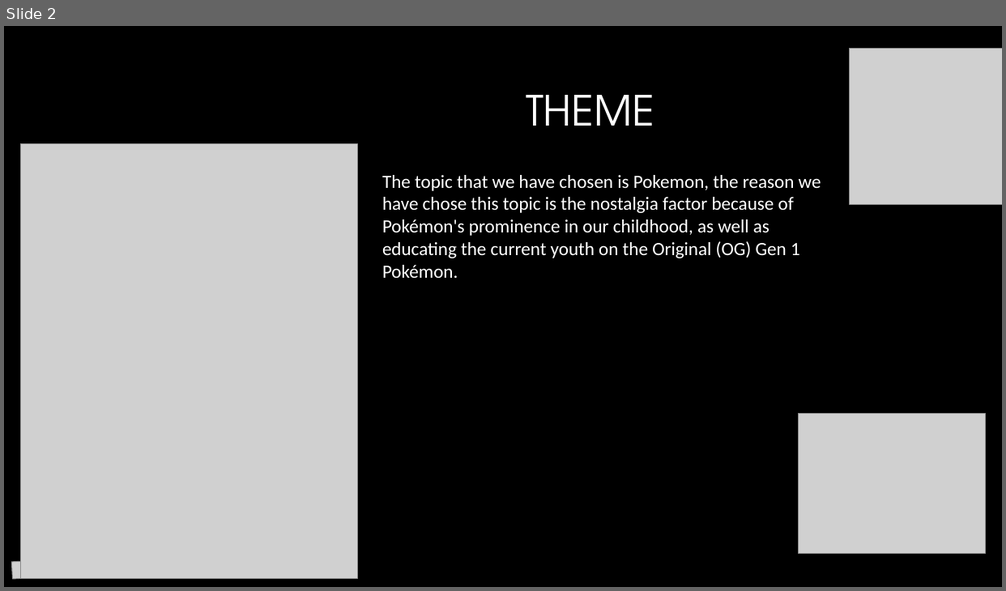
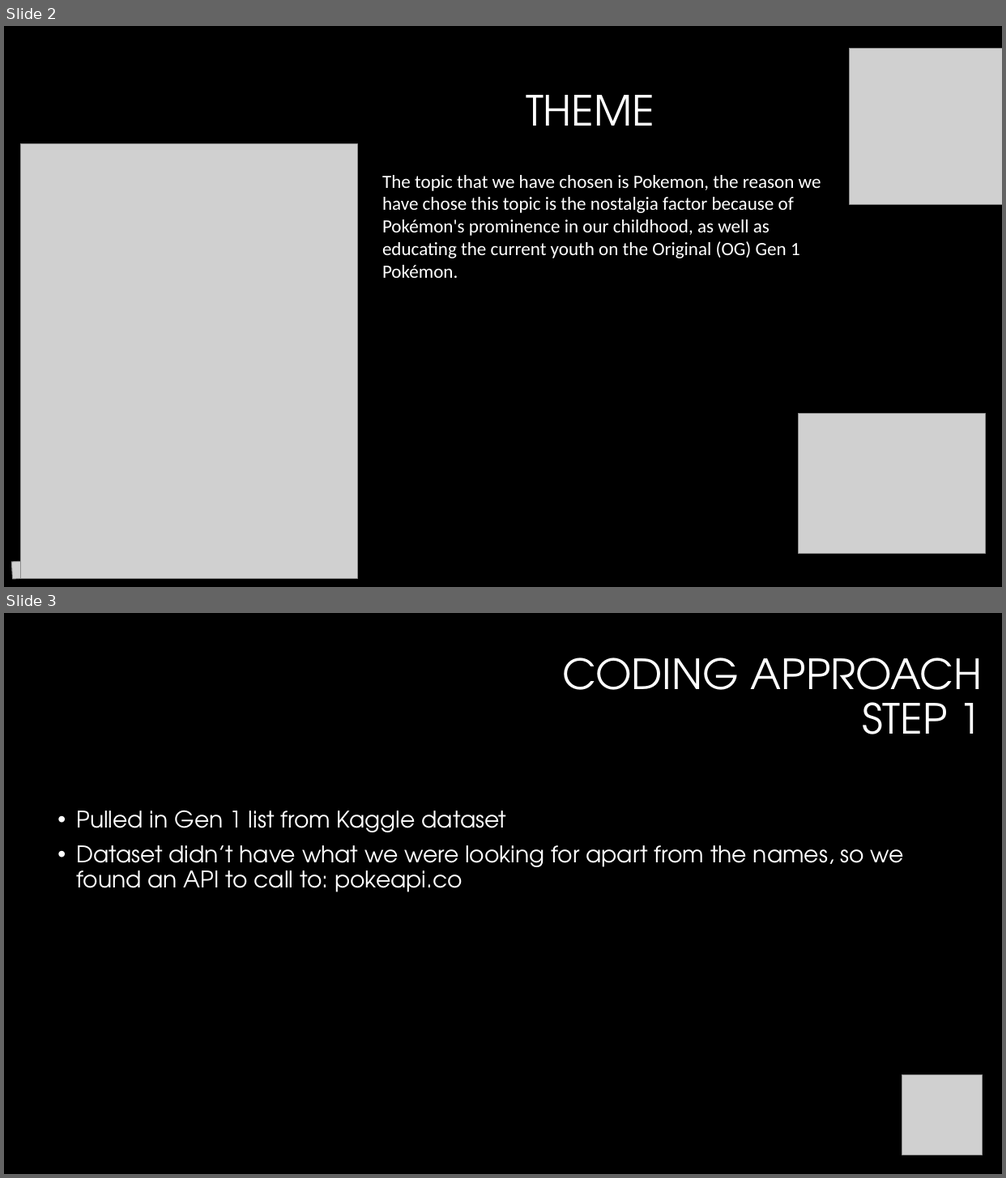
Before and after one commit to Dbuescher8/Pokemon-Project2, a slide deck: Presentation 2.pptx. Shown one above the other, each under a label of ours: slide 2 before the commit, slides 2 and 3 after it. The pictures are 1006x591 and 1006x1178 pixels, drawn with LibreOffice and Linux fonts; fonts in the diff are those of the drawing; grey boxes stand for pictures; background and template pictures are left out. Boxes give left, top, right and bottom in pixels: in the first picture for what was removed or moved away, otherwise in the second. Text is boxed around its words. In the diff, an @@ line names an element or a change of style, - is before the commit and + after.

```diff
--- a/Presentation 2.pptx
+++ b/Presentation 2.pptx
@@ slide 3 added at bbox=[4, 613, 1002, 1174], background #000000 @@
@@ title added at bbox=[563, 658, 982, 735], 40 pt, text #FFFFFF @@
+CODING APPROACH
+STEP 1
@@ text added at bbox=[76, 810, 904, 892], 22 pt, text #FFFFFF @@
+• Pulled in Gen 1 list from Kaggle dataset
+• Dataset didn’t have what we were looking for apart from the names, so we found an API to call to: pokeapi.co
@@ picture added at bbox=[902, 1076, 982, 1156] @@
```
Also in this commit, not shown: 3 slides changed, 6 other slides added, 2 slides removed.
